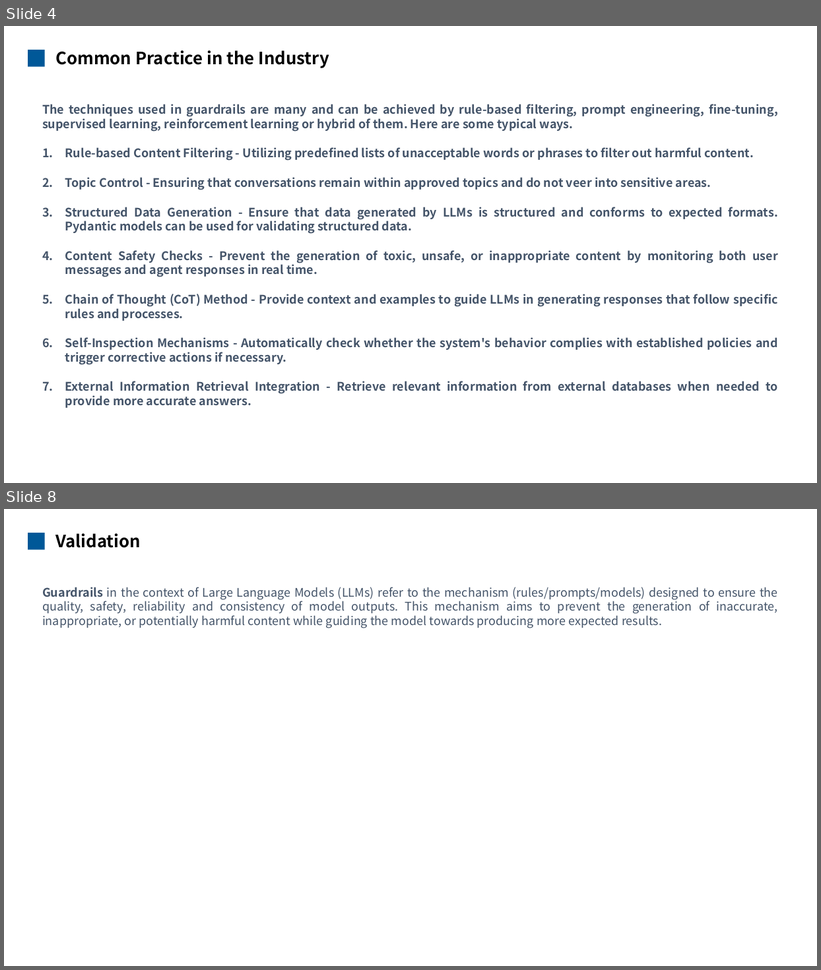
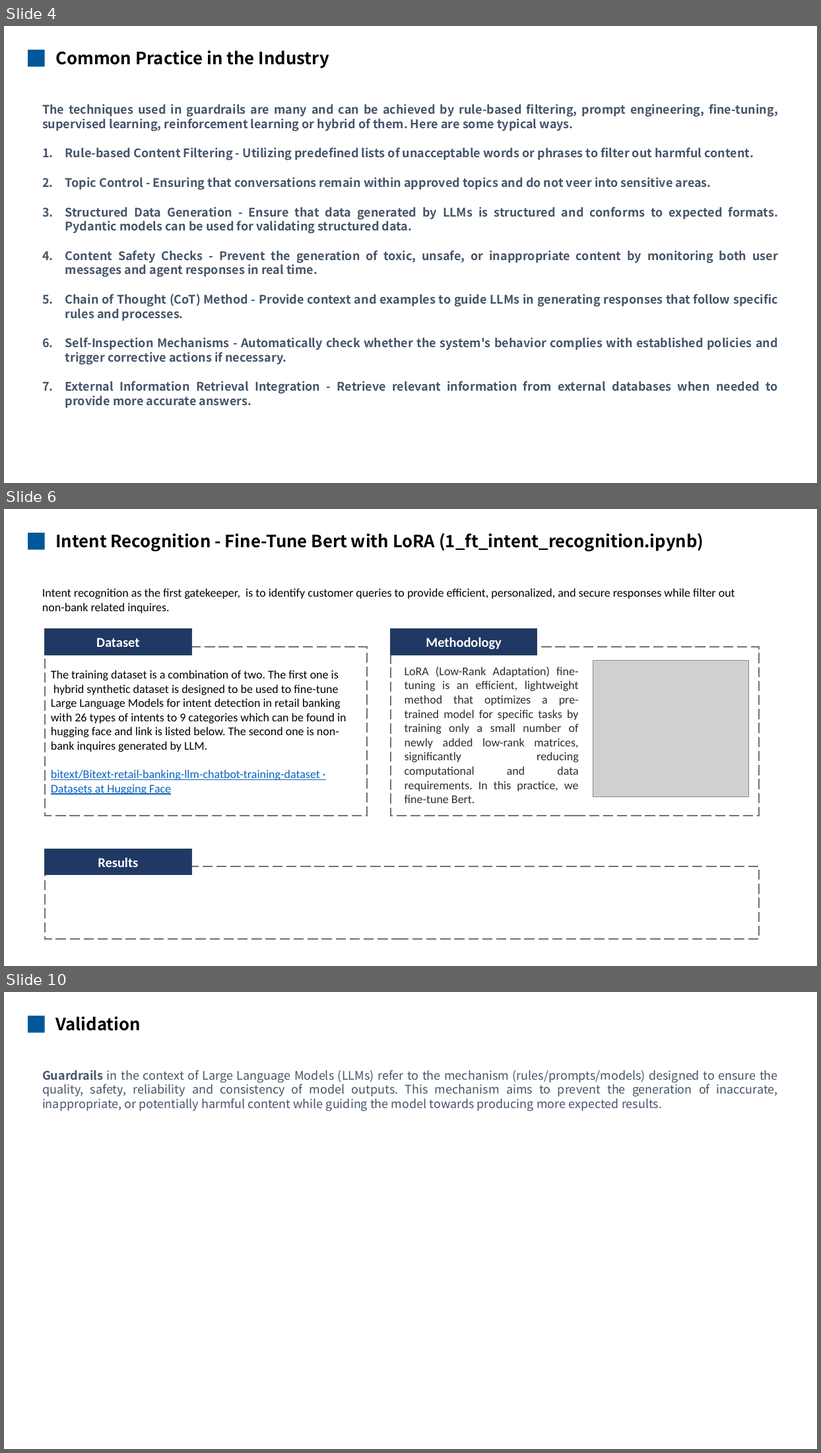
Before and after one commit to mengqinxue/Guardrails, a slide deck: docs/Guardrails Presentation.pptx. Shown one above the other, each under a label of ours: slides 4 and 8 before the commit, slides 4, 6 and 10 after it; the slides between them are not shown. The pictures are 821x970 and 821x1453 pixels, drawn with LibreOffice and Linux fonts; fonts in the diff are those of the drawing; grey boxes stand for pictures. Boxes give left, top, right and bottom in pixels: in the first picture for what was removed or moved away, otherwise in the second. Text is boxed around its words. In the diff, an @@ line names an element or a change of style, - is before the commit and + after.

```diff
--- a/docs/Guardrails Presentation.pptx
+++ b/docs/Guardrails Presentation.pptx
@@ slide 6 added at (4, 509, 817, 966), background #FFFFFF @@
@@ rectangle added at (28, 533, 45, 550), fill #005898 @@
@@ text added at (55, 533, 704, 552), 20 pt, text #000000, bold @@
+Intent Recognition - Fine-Tune Bert with LoRA (1_ft_intent_recognition.ipynb)
@@ text added at (42, 588, 735, 613), 14 pt, text #000000 @@
+Intent recognition as the first gatekeeper, is to identify customer queries to provide efficient, personalized, and secure responses while filter out non-bank related inquires.
@@ rectangle added at (45, 647, 367, 816), outline #767171 1.5 pt dashed, 14 pt, text #000000 @@
+The training dataset is a combination of two. The first one is hybrid synthetic dataset is designed to be used to fine-tune Large Language Models for intent detection in retail banking with 26 types of intents to 9 categories which can be found in hugging face and link is listed below. The second one is non-bank inquires generated by LLM.
+bitext/Bitext-retail-banking-llm-chatbot-training-dataset · Datasets at Hugging Face
@@ rectangle added at (45, 629, 191, 656), fill #203864, outline #28445D 1 pt, 16 pt, text #FFFFFF, bold @@
+Dataset
@@ rectangle added at (391, 647, 759, 816), outline #767171 1.5 pt dashed @@
@@ rectangle added at (391, 629, 537, 656), fill #203864, outline #28445D 1 pt, 16 pt, text #FFFFFF, bold @@
+Methodology
@@ text added at (405, 667, 579, 803), 14 pt, text #2C2C36 @@
+LoRA (Low-Rank Adaptation) fine-tuning is an efficient, lightweight method that optimizes a pre-trained model for specific tasks by training only a small number of newly added low-rank matrices, significantly reducing computational and data requirements. In this practice, we fine-tune Bert.
@@ picture added at (593, 661, 748, 797) @@
@@ rectangle added at (45, 850, 191, 875), fill #203864, outline #28445D 1 pt, 16 pt, text #FFFFFF, bold @@
+Results
@@ rectangle added at (45, 867, 759, 940), outline #767171 1.5 pt dashed @@
@@ what was slide 8 is now slide 10 @@
```
Also in this commit, not shown: 4 slides changed, 2 other slides added, 4 other files.
